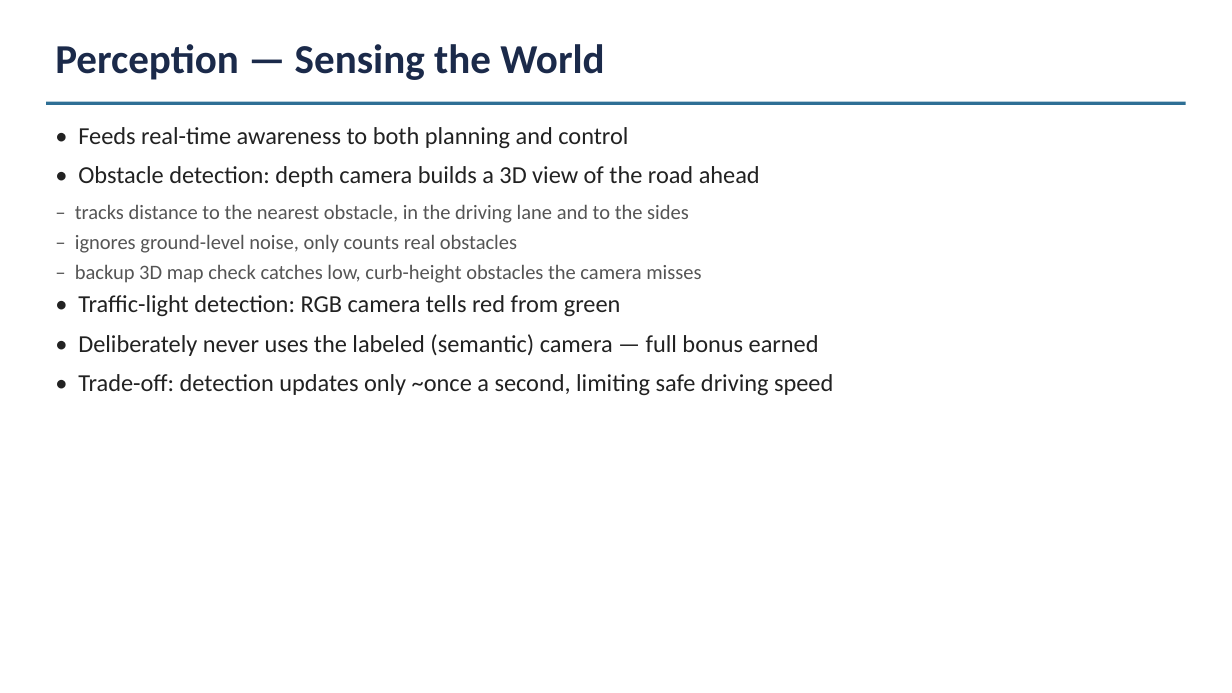
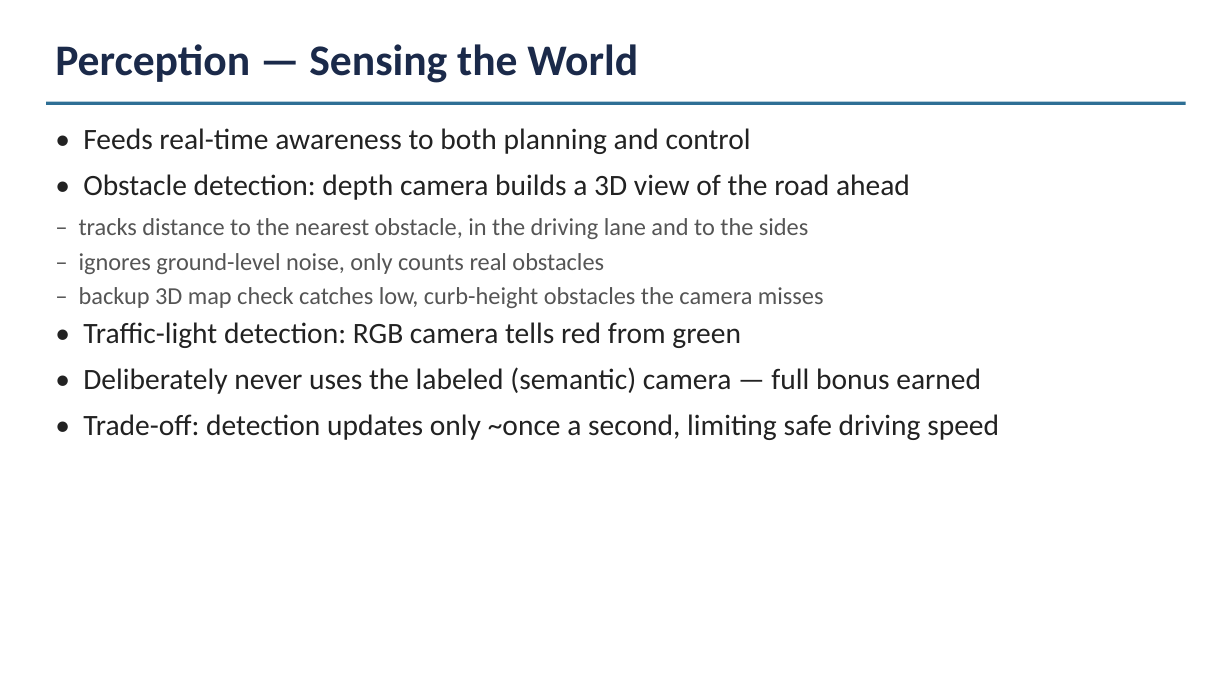
Before and after one commit to ly836669642-lgtm/project, a slide deck: slide 4 of docs/Report.pptx. Drawn at 1232x693 pixels with LibreOffice and Linux fonts; fonts in the diff are those of the drawing. Boxes give left, top, right and bottom in pixels: in the first picture for what was removed or moved away, otherwise in the second. Text is boxed around its words. In the diff, an @@ line names an element or a change of style, - is before the commit and + after.

```diff
--- a/docs/Report.pptx
+++ b/docs/Report.pptx
@@ text "Perception — Sensing the World" at (55, 44, 638, 83): size 32 to 34 pt @@
@@ text "• Feeds real-time awareness to ..." at (79, 128, 999, 440): size 19 to 23 pt in "• Feeds real-time awareness to both planning ...", "• Obstacle detection: depth camera builds a ...", "• Traffic-light detection: RGB camera tells red ...", "• Deliberately never uses the labeled (semantic) ..." and 1 more places; size 16 to 19 pt in "‒ tracks distance to the nearest obstacle, ...", "‒ ignores ground-level noise, only counts real ...", "‒ backup 3D map check catches low, ..." @@
```
Also in this commit, not shown: 5 other slides changed, 1 other file.
